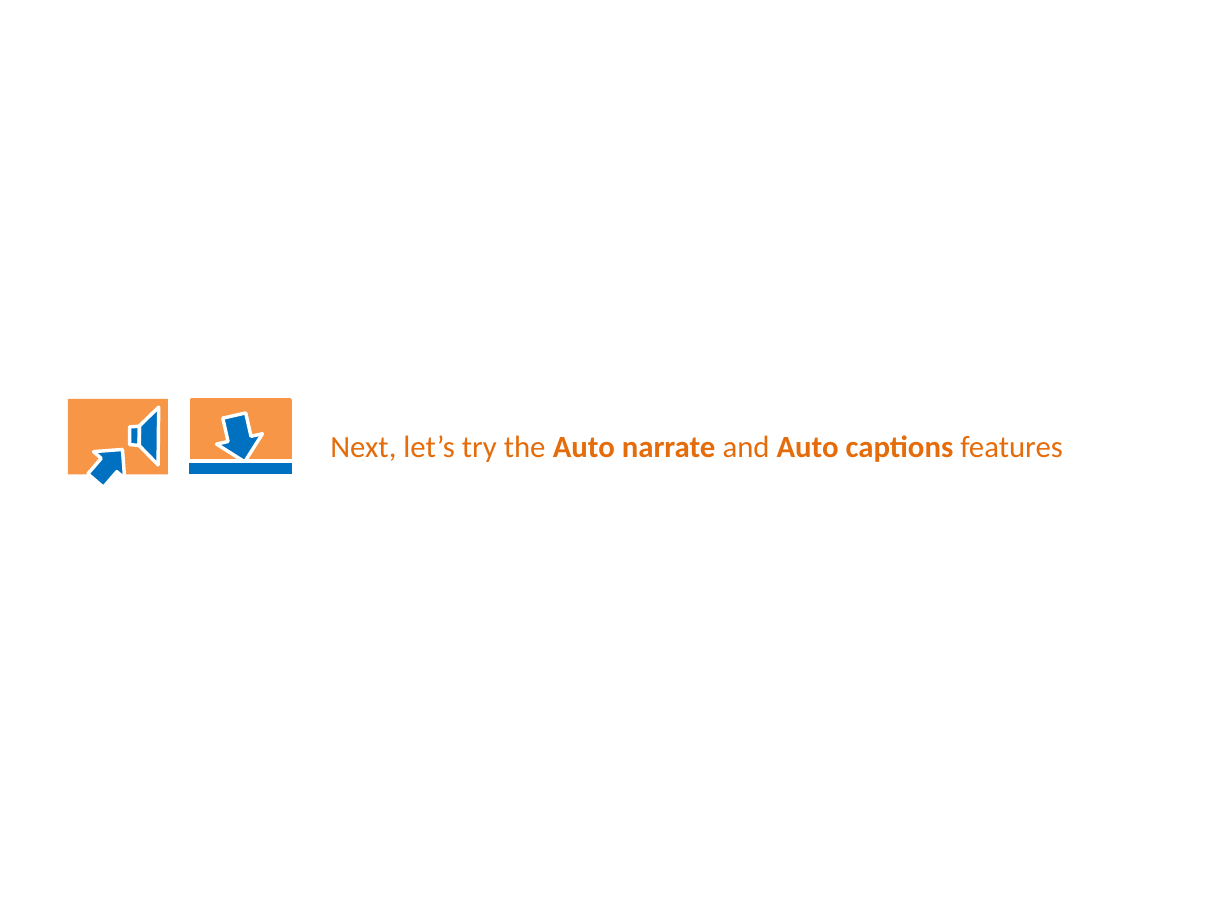
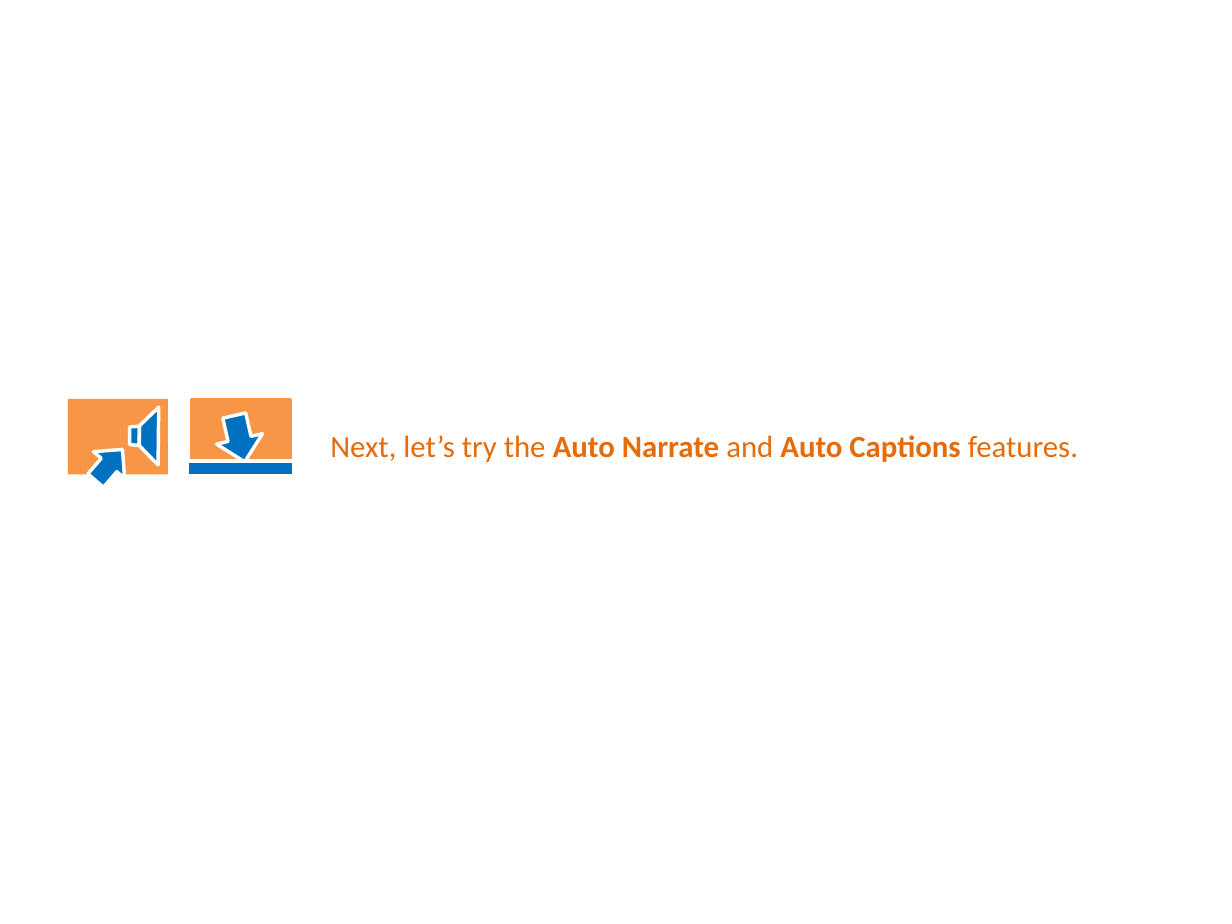
Before and after one commit to PowerPointLabs/PowerPointLabs-Website, a slide deck: slide 25 of samples/tutorial.pptx (slide 21 before the commit). Drawn at 1232x924 pixels with LibreOffice and Linux fonts; fonts in the diff are those of the drawing. Boxes give left, top, right and bottom in pixels: in the first picture for what was removed or moved away, otherwise in the second. Text is boxed around its words. In the diff, an @@ line names an element or a change of style, - is before the commit and + after.

```diff
--- a/samples/tutorial.pptx
+++ b/samples/tutorial.pptx
@@ text at (330,435,1078,462): text changed @@
-Next, let’s try the Auto narrate and Auto captions features
+Next, let’s try the Auto Narrate and Auto Captions features.
```
Also in this commit, not shown: 16 other slides changed, 10 slides added.
